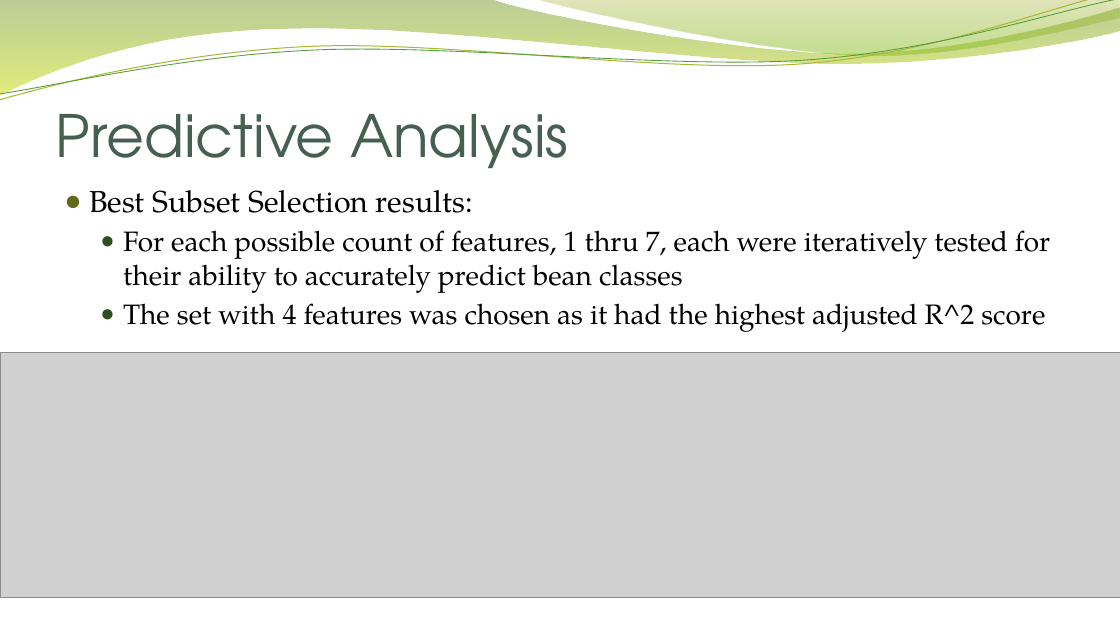
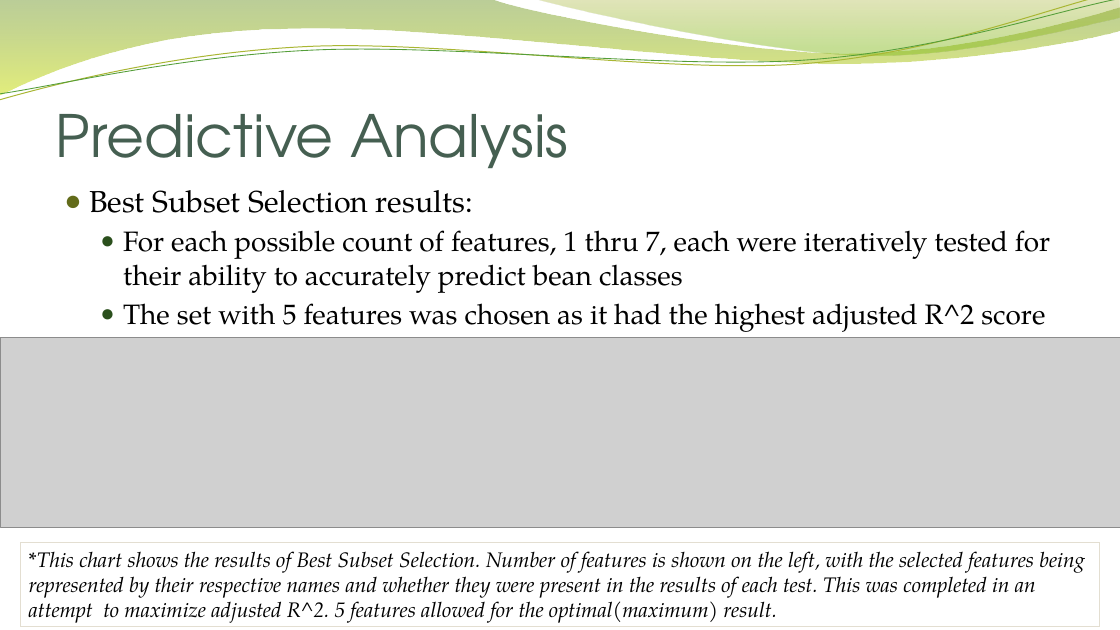
Before and after one commit to ggunaward/Analytics-Portfolio, a slide deck: slide 14 of R/STAT 602 - Applied Statistics II/Classification Project Seeds/Midterm Project - Gavin Gunawardena.pptx. Drawn at 1120x630 pixels with LibreOffice and Linux fonts; fonts in the diff are those of the drawing; grey boxes stand for pictures; background and template pictures are left out. Boxes give left, top, right and bottom in pixels: in the first picture for what was removed or moved away, otherwise in the second. Text is boxed around its words. In the diff, an @@ line names an element or a change of style, - is before the commit and + after.

```diff
--- a/R/STAT 602 - Applied Statistics II/Classification Project Seeds/Midterm Project - Gavin Gunawardena.pptx
+++ b/R/STAT 602 - Applied Statistics II/Classification Project Seeds/Midterm Project - Gavin Gunawardena.pptx
@@ text at (123, 303, 1045, 332): text changed @@
-  ● The set with 4 features was chosen as it had the highest adjusted R^2 score
+  ● The set with 5 features was chosen as it had the highest adjusted R^2 score
@@ picture: place and size @@
-picture at (0, 353, 1120, 597)
+picture at (0, 338, 1120, 528)
@@ rectangle added at (20, 542, 1100, 627), outline #E3DED1 0.75 pt, 18 pt, text #000000, italic @@
+*This chart shows the results of Best Subset Selection. Number of features is shown on the left, with the selected features being represented by their respective names and whether they were present in the results of each test. This was completed in an attempt to maximize adjusted R^2. 5 features allowed for the optimal(maximum) result.
```
Also in this commit, not shown: 3 other slides changed, 7 other files.
